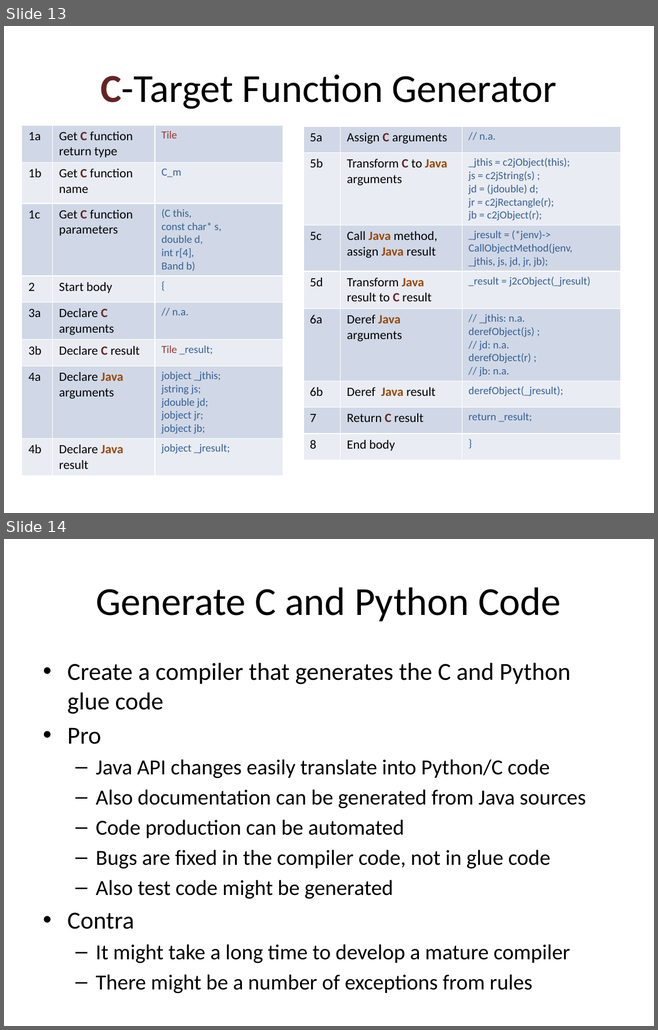
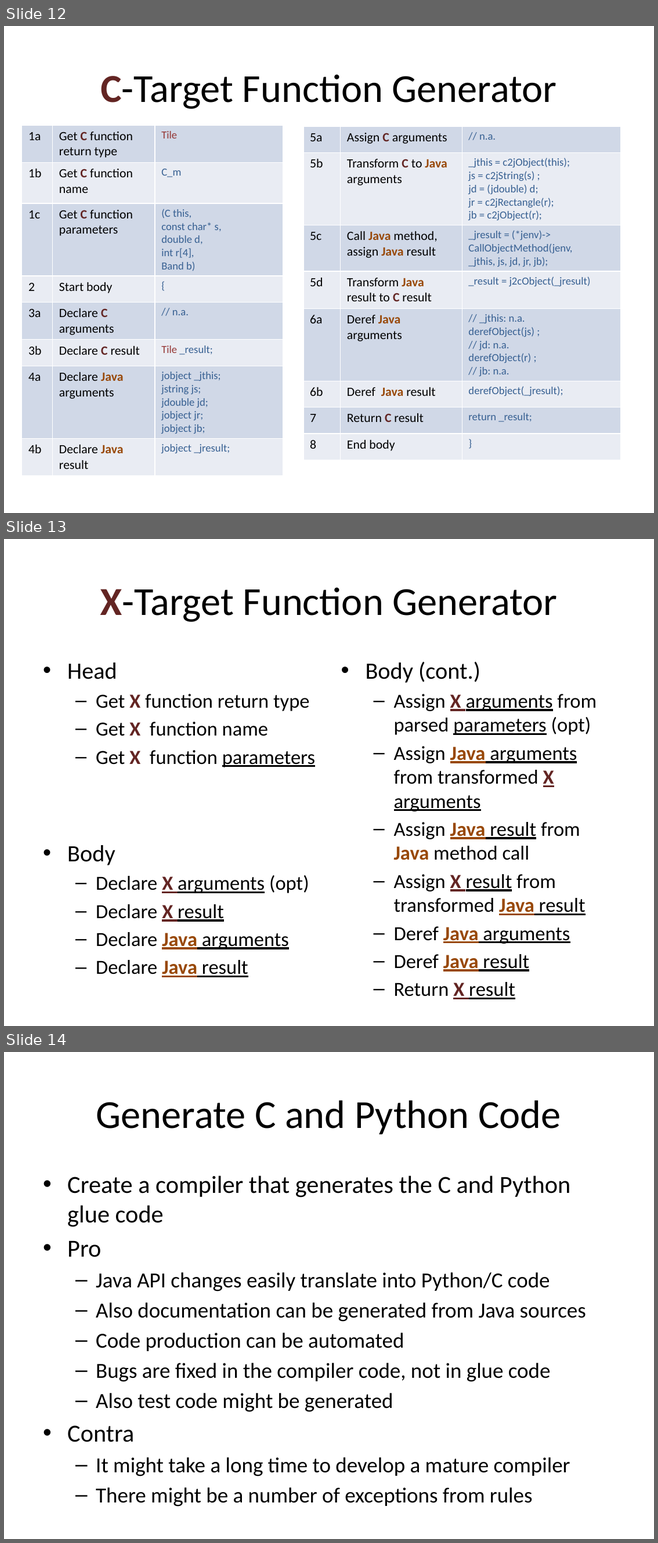
Before and after one commit to bcdev/beam-extapi, a slide deck: docs/beam-extapi.pptx. Shown one above the other, each under a label of ours: slides 13 and 14 before the commit, slides 12, 13 and 14 after it. The pictures are 658x1030 and 658x1543 pixels, drawn with LibreOffice and Linux fonts; fonts in the diff are those of the drawing. Boxes give left, top, right and bottom in pixels: in the first picture for what was removed or moved away, otherwise in the second. Text is boxed around its words. In the diff, an @@ line names an element or a change of style, - is before the commit and + after.

Commit message:
A number of changes (may be too  many): 1. implemented fix for generics: <T> --> Object, <T extends C> --> C 2. about too refactor old code generation scheme, see function generation slides in beam-extapi.doc 3. whether to use deprecated classes/methods is now an option in the config

```diff
--- a/docs/beam-extapi.pptx
+++ b/docs/beam-extapi.pptx
@@ slide 13 added at (x1=4, y1=539, x2=654, y2=1026), background #FFFFFF @@
@@ title added at (x1=100, y1=587, x2=557, y2=622), 44 pt, text #000000 @@
+X-Target Function Generator
@@ text added at (x1=67, y1=663, x2=315, y2=977), 22.2 pt, text #000000 @@
+• Head
+  – Get X function return type
+  – Get X function name
+  – Get X function parameters
+• Body
+  – Declare X arguments (opt)
+  – Declare X result
+  – Declare Java arguments
+  – Declare Java result
@@ text added at (x1=365, y1=661, x2=596, y2=972), 22.2 pt, text #000000 @@
+• Body (cont.)
+  – Assign X arguments from parsed parameters (opt)
+  – Assign Java arguments from transformed X arguments
+  – Assign Java result from Java method call
+  – Assign X result from transformed Java result
+  – Deref Java arguments
+  – Deref Java result
+  – Return X result
@@ what was slide 13 is now slide 12 @@
```
Also in this commit, not shown: 1 slide removed, 29 other files.
